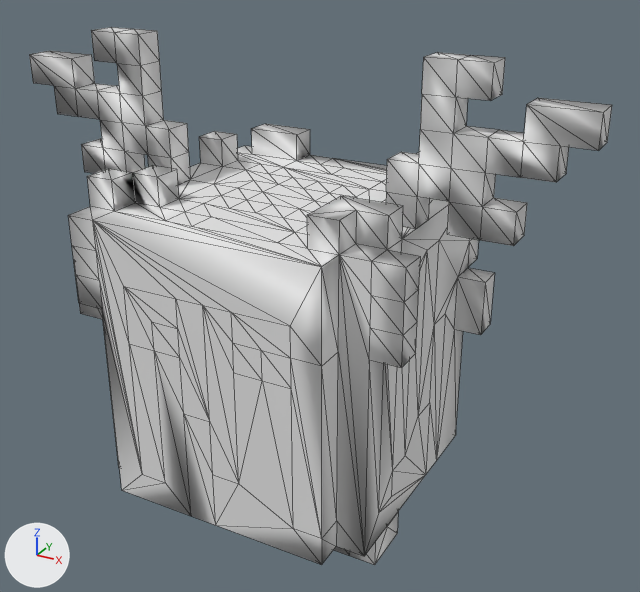
Before and after pictures for a commit that changed the Blender file Blender_Assets/BlenderFiles/chum2.blend.
One viewpoint serves both versions: a camera (50 mm lens) standing at (1.46, -2.43, 2.18) and looking at (0.09, 0.06, 0.93). Lighting does not change. The marker at lower left points along +X, +Y and +Z. Mesh edges are drawn as thin lines. Materials are left out; every surface is plain grey.

The first picture shows 'Untitled'.
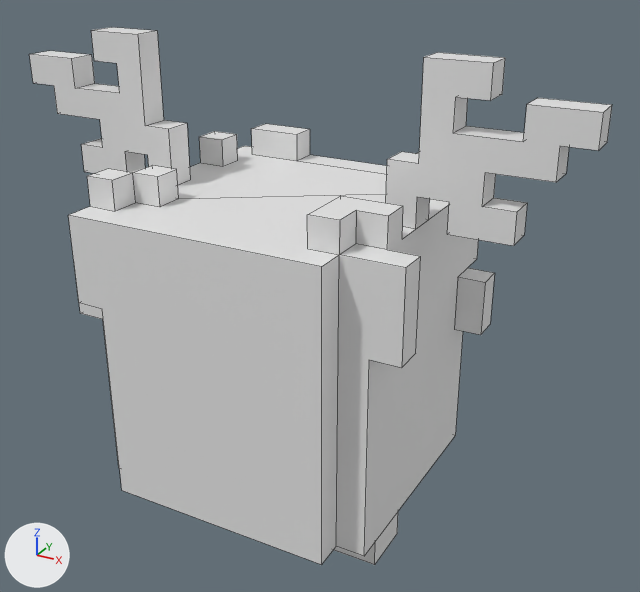
Where the newer file only moved an object's origin or applied its transform, the numbers keep the older frame.

Where the change shows, as pixel boxes (x1, y1, x2, y2) in the pictures (640 x 592 px):
'Untitled', reshaped: (29, 27, 612, 565) in both

The change, as a diff of the scene's bpy script:
```diff
--- a/Blender_Assets/BlenderFiles/chum2.blend.py
+++ b/Blender_Assets/BlenderFiles/chum2.blend.py
@@ me_untitled @@
 # used by ob_untitled; location = (0.0, 0.0, 0.0); rotation_euler = (1.571, 0.0, 0.0), in degrees (90, 0, 0)
-me_untitled.from_pydata(...)  # 473 vertices, 928 faces; spans x -1.0..1.0, y 0.0..1.8, z -0.5..0.5
+me_untitled.from_pydata(...)  # 210 vertices, 122 faces; spans x -1.0..1.0, y 0.0..1.8, z -0.5..0.5
+# me_untitled part 1: the surface is now shaded flat
```
